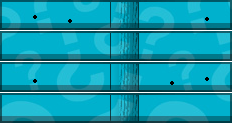
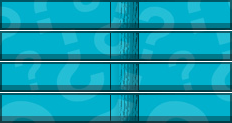
Layers edited between the first and the second 232 x 123 image:
hid "5-13 Royal Guard" over [33, 15, 209, 23]
hid "5-13 Royal Guard M" over [33, 77, 209, 85]
